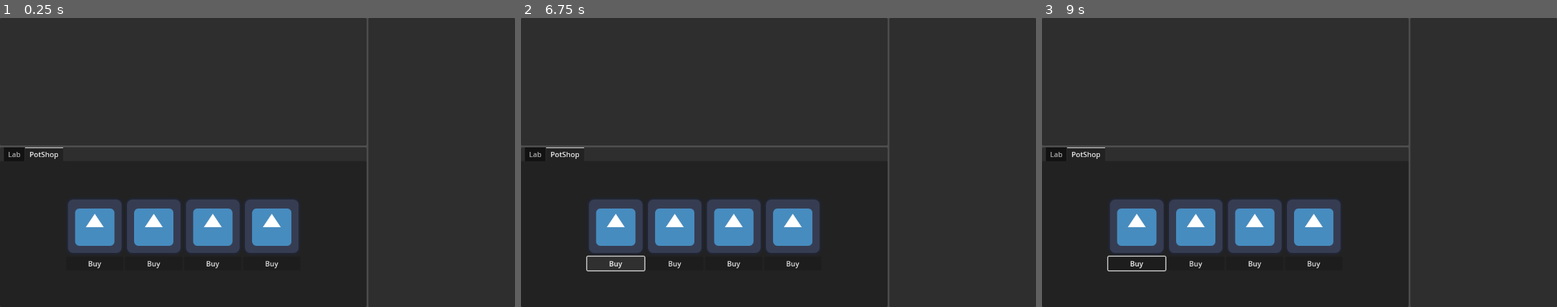
Above: before the commit, frames 1-3 (left to right).
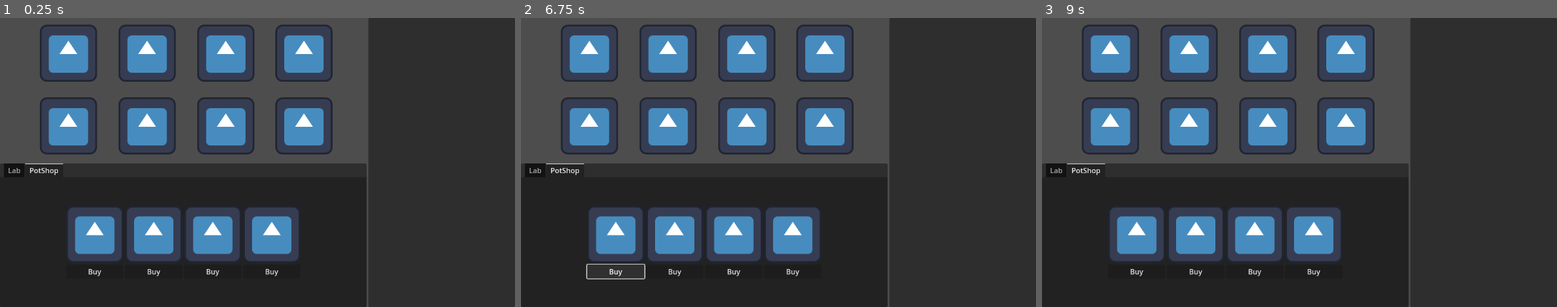
Above: after the commit, the same moments.

Repository: Girlies-stdio/elementalchemy
Game: Godot game, scene res://Scenes/main.tscn
Two runs of this game, one before a commit and one after it. Both use one fixed random seed, a clock stepped at 60 frames per second and the inputs below. The engine's default icon, where the game draws it, is replaced by a stand-in: a white triangle on a blue panel in a dark square.
Inputs (mouse positions are in pixels of both pictures, inside the frame that each line leads up to):
- Up to frame 1 (0.25 s): no input
- Up to frame 2 (6.75 s): click (613, 226) at 0.52 s; click (670, 52) at 1.27 s; click (747, 52) at 2.02 s; click (824, 52) at 2.77 s; click (587, 124) at 3.52 s; click (670, 124) at 4.27 s; click (747, 124) at 5.02 s; click (824, 124) at 5.77 s; click "Buy" at 6.5 s
- Up to frame 3 (9 s): click (1134, 226) at 7.27 s; click "Buy" at 8 s; click (1191, 52) at 8.77 s

The runs differ from the first frame. In frame 1, 38% of the frame differs, in the area x 0-72%, y 0-90%; in frame 2, 38%, in the area x 0-72%, y 0-91%; in frame 3, 38%.

Commit message:
add garden grid

Diff:
--- a/Scenes/main.tscn
+++ b/Scenes/main.tscn
@@ -22,10 +22,68 @@
 layout_mode = 2
 size_flags_horizontal = 3
 
-[node name="Panel" type="Panel" parent="HBoxContainer/VBoxContainer"]
+[node name="NinePatchRect" type="NinePatchRect" parent="HBoxContainer/VBoxContainer"]
 layout_mode = 2
 size_flags_vertical = 3
-size_flags_stretch_ratio = 0.8
+
+[node name="GridContainer" type="GridContainer" parent="HBoxContainer/VBoxContainer/NinePatchRect"]
+layout_mode = 1
+anchors_preset = 15
+anchor_right = 1.0
+anchor_bottom = 1.0
+offset_left = 67.0
+offset_right = -54.0
+grow_horizontal = 2
+grow_vertical = 2
+columns = 4
+
+[node name="TextureButton" type="TextureButton" parent="HBoxContainer/VBoxContainer/NinePatchRect/GridContainer"]
+layout_mode = 2
+size_flags_horizontal = 6
+size_flags_vertical = 6
+texture_normal = ExtResource("1_jjgbg")
+
+[node name="TextureButton2" type="TextureButton" parent="HBoxContainer/VBoxContainer/NinePatchRect/GridContainer"]
+layout_mode = 2
+size_flags_horizontal = 6
+size_flags_vertical = 6
+texture_normal = ExtResource("1_jjgbg")
+
+[node name="TextureButton3" type="TextureButton" parent="HBoxContainer/VBoxContainer/NinePatchRect/GridContainer"]
+layout_mode = 2
+size_flags_horizontal = 6
+size_flags_vertical = 6
+texture_normal = ExtResource("1_jjgbg")
+
+[node name="TextureButton4" type="TextureButton" parent="HBoxContainer/VBoxContainer/NinePatchRect/GridContainer"]
+layout_mode = 2
+size_flags_horizontal = 6
+size_flags_vertical = 6
+texture_normal = ExtResource("1_jjgbg")
+
+[node name="TextureButton5" type="TextureButton" parent="HBoxContainer/VBoxContainer/NinePatchRect/GridContainer"]
+layout_mode = 2
+size_flags_horizontal = 6
+size_flags_vertical = 6
+texture_normal = ExtResource("1_jjgbg")
+
+[node name="TextureButton6" type="TextureButton" parent="HBoxContainer/VBoxContainer/NinePatchRect/GridContainer"]
+layout_mode = 2
+size_flags_horizontal = 6
+size_flags_vertical = 6
+texture_normal = ExtResource("1_jjgbg")
+
+[node name="TextureButton7" type="TextureButton" parent="HBoxContainer/VBoxContainer/NinePatchRect/GridContainer"]
+layout_mode = 2
+size_flags_horizontal = 6
+size_flags_vertical = 6
+texture_normal = ExtResource("1_jjgbg")
+
+[node name="TextureButton8" type="TextureButton" parent="HBoxContainer/VBoxContainer/NinePatchRect/GridContainer"]
+layout_mode = 2
+size_flags_horizontal = 6
+size_flags_vertical = 6
+texture_normal = ExtResource("1_jjgbg")
 
 [node name="Panel2" type="Panel" parent="HBoxContainer/VBoxContainer"]
 layout_mode = 2
